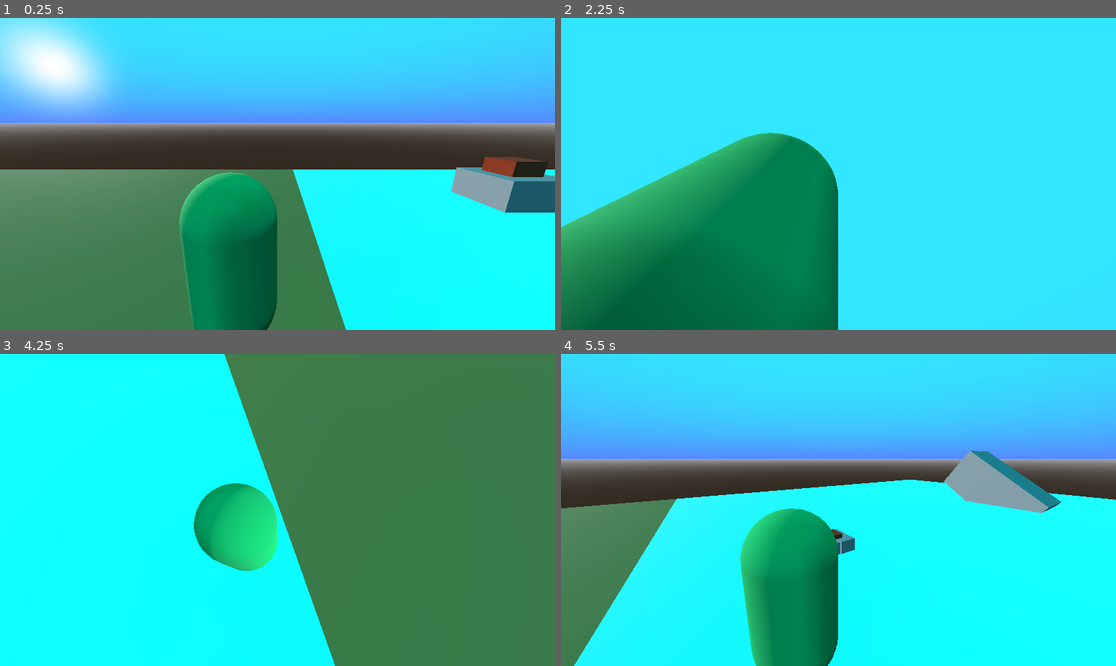
Above: before the commit, frames 1-4 (two rows, left to right).
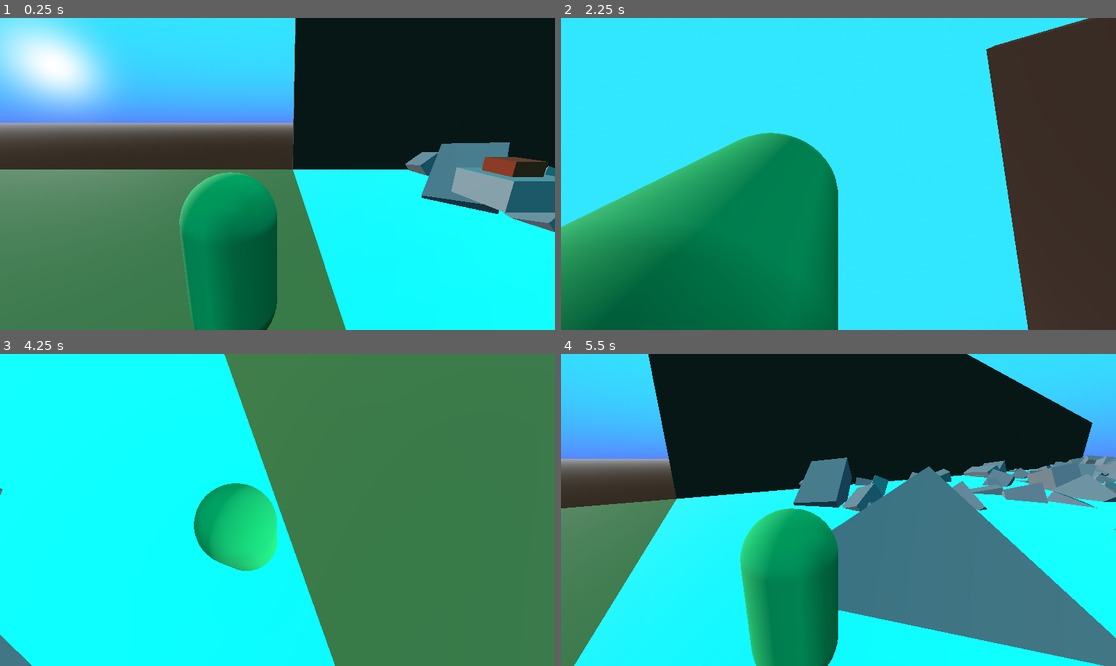
Above: after the commit, the same moments.

Repository: SpeedyJeevy/Build-a-Boat
Game: Godot game, scene res://Scenes/world_1.tscn
The game is run twice, just before and just after one commit, with the same random seed, the same clock (stepped at 60 frames per second) and the same inputs.
Inputs (mouse positions are in pixels of both pictures, inside the frame that each line leads up to):
- Up to frame 1 (0.25 s): no input
- Up to frame 2 (2.25 s): tap Enter (ui_accept) at 0.5, 0.77, 1.52 s; move the mouse to (960, 158) at 0.52 s; hold Right (ui_right) 0.53-1.28 s; right-click (960, 158) at 0.6 s; move the mouse to (727, 189) at 1.27 s; hold Down (ui_down) 1.28-2.03 s; tap Ctrl (sprint) at 1.35 s; move the mouse to (894, 105) at 2.02 s; hold Right (ui_right) from 2.03 s (still down); right-click (894, 105) at 2.1 s
- Up to frame 3 (4.25 s): move the mouse to (249, 572) at 2.77 s; release Right (ui_right) at 2.78 s; hold Up (ui_up) 2.78-3.53 s; tap Ctrl (sprint) at 2.85 s; tap Enter (ui_accept) at 3.02, 3.77 s; move the mouse to (444, 556) at 3.52 s; hold Left (ui_left) from 3.53 s (still down); right-click (444, 556) at 3.6 s
- Up to frame 4 (5.5 s): move the mouse to (672, 463) at 4.27 s; tap Ctrl (sprint) at 4.35 s; tap Enter (ui_accept) at 4.52 s; move the mouse to (866, 510) at 5.02 s; release Left (ui_left) at 5.03 s; hold Down (ui_down) from 5.03 s (still down); right-click (866, 510) at 5.1 s

The runs differ from the first frame. In frame 1, 24% of the frame differs, in the area x 52-100%, y 0-69%; in frame 2, 19%; in frame 3, 0.3%; in frame 4, 51%, in the area x 15-100%, y 0-100%.

Commit message:
Rocks, walls, and random generation

Diff:
--- /dev/null
+++ b/Scenes/Water_Areas/area.gd
@@ -0,0 +1,41 @@
+extends Node3D
+
+# Types of rocks
+@onready var bigRock = preload("res://Scenes/Water_Areas/big_rock.tscn")
+@onready var lilRock = preload("res://Scenes/Water_Areas/lil_rock.tscn")
+
+@onready var numLilRocks = 10
+@onready var numBigRocks = 3
+
+# Called when the node enters the scene tree for the first time.
+func _ready() -> void:
+	for i in range(numLilRocks):
+		# Sets up newLilRock
+		var newLilRock = lilRock.instantiate()
+		# Sets up the position of the newLilRock
+		newLilRock.position = Vector3(randi_range(-24, 24) + 50, randf_range(-0.5,1.0), randi_range(-24, 24))
+		newLilRock.scale = Vector3(randf_range(1, 2), randf_range(1, 2), randf_range(1, 3))
+		newLilRock.rotation.x = randi_range(0, 359)
+		newLilRock.rotation.y = randi_range(0, 359)
+		newLilRock.rotation.z = randi_range(0, 359)
+
+		# Makes newLilRock a child of the scene
+		add_child(newLilRock)
+
+	for i in range(numBigRocks):
+		# Sets up newBigRock
+		var newBigRock = bigRock.instantiate()
+		# Sets up the position of the newBigRock
+		newBigRock.position = Vector3(randi_range(-20, 20) + 50, randi_range(-2,2), randi_range(-20, 20))
+		newBigRock.scale = Vector3(randf_range(0.5, 2), randf_range(0.5, 1), randf_range(0.5, 2))
+		newBigRock.rotation.x = randi_range(0, 359)
+		newBigRock.rotation.y = randi_range(0, 359)
+		newBigRock.rotation.z = randi_range(0, 359)
+
+		# Makes newBigRock a child of the scene
+		add_child(newBigRock)
+
+
+# Called every frame. 'delta' is the elapsed time since the previous frame.
+func _process(delta: float) -> void:
+	pass
--- /dev/null
+++ b/Scenes/Water_Areas/basic_area.tscn
@@ -0,0 +1,70 @@
+[gd_scene load_steps=10 format=3 uid="uid://584jurur1471"]
+
+[ext_resource type="Script" uid="uid://bluyjt2e8orxu" path="res://Scenes/Water_Areas/area.gd" id="1_esurj"]
+[ext_resource type="Script" uid="uid://bwpy4whef2q11" path="res://Scripts/water_area.gd" id="1_l7jxv"]
+
+[sub_resource type="BoxMesh" id="BoxMesh_esurj"]
+size = Vector3(50, 1, 50)
+
+[sub_resource type="StandardMaterial3D" id="StandardMaterial3D_2mnms"]
+albedo_color = Color(0, 1, 1, 1)
+
+[sub_resource type="BoxShape3D" id="BoxShape3D_751tr"]
+size = Vector3(50, 1, 50)
+
+[sub_resource type="BoxShape3D" id="BoxShape3D_348mh"]
+size = Vector3(50, 0.25, 50)
+
+[sub_resource type="StandardMaterial3D" id="StandardMaterial3D_esurj"]
+albedo_color = Color(0.22600415, 0.1068775, 0.031405326, 1)
+
+[sub_resource type="BoxMesh" id="BoxMesh_2mnms"]
+material = SubResource("StandardMaterial3D_esurj")
+size = Vector3(50, 35, 1)
+
+[sub_resource type="BoxShape3D" id="BoxShape3D_qww6o"]
+size = Vector3(50, 35, 1)
+
+[node name="BasicArea" type="Node3D"]
+script = ExtResource("1_esurj")
+
+[node name="Water" type="StaticBody3D" parent="."]
+transform = Transform3D(1, 0, 0, 0, 1, 0, 0, 0, 1, 25, 0, 0)
+
+[node name="MeshInstance3D" type="MeshInstance3D" parent="Water"]
+transform = Transform3D(1, 0, 0, 0, 1, 0, 0, 0, 1, 25, 0, 0)
+mesh = SubResource("BoxMesh_esurj")
+surface_material_override/0 = SubResource("StandardMaterial3D_2mnms")
+
+[node name="CollisionShape3D" type="CollisionShape3D" parent="Water"]
+transform = Transform3D(1, 0, 0, 0, 1, 0, 0, 0, 1, 25, 0, 0)
+shape = SubResource("BoxShape3D_751tr")
+
+[node name="WaterArea" type="Area3D" parent="Water" groups=["water"]]
+transform = Transform3D(1, 0, 0, 0, 1, 0, 0, 0, 1, 25, 0, 0)
+script = ExtResource("1_l7jxv")
+
+[node name="CollisionShape3D" type="CollisionShape3D" parent="Water/WaterArea" groups=["water"]]
+transform = Transform3D(1, 0, 0, 0, 1, 0, 0, 0, 1, 0, 1, 0)
+shape = SubResource("BoxShape3D_348mh")
+
+[node name="RightWall" type="StaticBody3D" parent="."]
+transform = Transform3D(1, 0, 0, 0, 1, 0, 0, 0, 1, 50, 17, 25.5)
+
+[node name="MeshInstance3D" type="MeshInstance3D" parent="RightWall"]
+mesh = SubResource("BoxMesh_2mnms")
+
+[node name="CollisionShape3D" type="CollisionShape3D" parent="RightWall"]
+shape = SubResource("BoxShape3D_qww6o")
+
+[node name="LeftWall" type="StaticBody3D" parent="."]
+transform = Transform3D(1, 0, 0, 0, 1, 0, 0, 0, 1, 50, 17, -25.5)
+
+[node name="MeshInstance3D" type="MeshInstance3D" parent="LeftWall"]
+mesh = SubResource("BoxMesh_2mnms")
+
+[node name="CollisionShape3D" type="CollisionShape3D" parent="LeftWall"]
+shape = SubResource("BoxShape3D_qww6o")
+
+[connection signal="body_entered" from="Water/WaterArea" to="Water/WaterArea" method="_on_body_entered"]
+[connection signal="body_exited" from="Water/WaterArea" to="Water/WaterArea" method="_on_body_exited"]
--- /dev/null
+++ b/Scenes/Water_Areas/big_rock.tscn
@@ -0,0 +1,20 @@
+[gd_scene load_steps=4 format=3 uid="uid://bkow8nvco7qlm"]
+
+[sub_resource type="BoxShape3D" id="BoxShape3D_d74md"]
+size = Vector3(5, 10, 5)
+
+[sub_resource type="StandardMaterial3D" id="StandardMaterial3D_grpf8"]
+albedo_color = Color(0.45950186, 0.46267223, 0.48062378, 1)
+
+[sub_resource type="BoxMesh" id="BoxMesh_onb0f"]
+material = SubResource("StandardMaterial3D_grpf8")
+size = Vector3(5, 10, 5)
+
+[node name="BigRock" type="StaticBody3D"]
+transform = Transform3D(1, 0, 0, 0, 0.5729186, 0.81961226, 0, -0.81961226, 0.5729186, 59.503254, 1.9612637, 0)
+
+[node name="CollisionShape3D" type="CollisionShape3D" parent="."]
+shape = SubResource("BoxShape3D_d74md")
+
+[node name="MeshInstance3D" type="MeshInstance3D" parent="."]
+mesh = SubResource("BoxMesh_onb0f")
--- /dev/null
+++ b/Scenes/Water_Areas/lil_rock.tscn
@@ -0,0 +1,20 @@
+[gd_scene load_steps=4 format=3 uid="uid://br2wo64typwbd"]
+
+[sub_resource type="BoxShape3D" id="BoxShape3D_grpf8"]
+size = Vector3(2, 2, 2)
+
+[sub_resource type="StandardMaterial3D" id="StandardMaterial3D_grpf8"]
+albedo_color = Color(0.45950186, 0.46267223, 0.48062378, 1)
+
+[sub_resource type="BoxMesh" id="BoxMesh_h8pv5"]
+material = SubResource("StandardMaterial3D_grpf8")
+size = Vector3(2, 2, 2)
+
+[node name="LilRock" type="StaticBody3D"]
+transform = Transform3D(1, 0, 0, 0, 0.5729186, 0.81961226, 0, -0.81961226, 0.5729186, 59.503254, 1.9612637, 0)
+
+[node name="CollisionShape3D" type="CollisionShape3D" parent="."]
+shape = SubResource("BoxShape3D_grpf8")
+
+[node name="MeshInstance3D" type="MeshInstance3D" parent="."]
+mesh = SubResource("BoxMesh_h8pv5")
--- /dev/null
+++ b/Scenes/world_1.gd
@@ -0,0 +1,29 @@
+extends Node3D
+
+# Water Areas
+var basicAreaScene = preload("res://Scenes/Water_Areas/basic_area.tscn")
+
+@onready var numAreas = 10 # Change to make more areas spawn
+@onready var areaList = []
+
+# Called when the node enters the scene tree for the first time.
+func _ready() -> void:
+	for i in range(numAreas):
+
+		# Sets up newArea
+		var newArea = basicAreaScene.instantiate()
+
+
+		# Adds newArea to the areaList
+		areaList.append(newArea)
+
+		# Sets up the position of the newArea
+		newArea.position = Vector3(25 * (1 * i), 0, 0)
+
+		# Makes newArea a child of the scene
+		add_child(newArea)
+
+
+# Called every frame. 'delta' is the elapsed time since the previous frame.
+func _process(delta: float) -> void:
+	pass
--- a/Scenes/world_1.tscn
+++ b/Scenes/world_1.tscn
@@ -1,6 +1,6 @@
-[gd_scene load_steps=26 format=3 uid="uid://b20hckk2j0msd"]
+[gd_scene load_steps=21 format=3 uid="uid://b20hckk2j0msd"]
 
-[ext_resource type="Script" uid="uid://bwpy4whef2q11" path="res://Scripts/water_area.gd" id="1_brd3p"]
+[ext_resource type="Script" uid="uid://p8acpf3twv13" path="res://Scenes/world_1.gd" id="1_d4kua"]
 [ext_resource type="Script" uid="uid://bg2lnhwfrjje8" path="res://Scripts/player.gd" id="1_nsk3r"]
 [ext_resource type="Script" uid="uid://bev1xwe6wx8vg" path="res://Scripts/test_block.gd" id="3_ax6sa"]
 [ext_resource type="Script" uid="uid://co5cvyhpyw23c" path="res://Scripts/test_chair.gd" id="4_d4kua"]
@@ -25,15 +25,6 @@
 
 [sub_resource type="BoxShape3D" id="BoxShape3D_e5alk"]
 size = Vector3(50, 1, 50)
-
-[sub_resource type="BoxMesh" id="BoxMesh_nsk3r"]
-size = Vector3(50, 1, 50)
-
-[sub_resource type="StandardMaterial3D" id="StandardMaterial3D_brd3p"]
-albedo_color = Color(0, 1, 1, 1)
-
-[sub_resource type="BoxShape3D" id="BoxShape3D_nsk3r"]
-size = Vector3(50, 0.25, 50)
 
 [sub_resource type="CapsuleMesh" id="CapsuleMesh_vigqh"]
 
@@ -73,13 +64,8 @@
 [sub_resource type="BoxShape3D" id="BoxShape3D_d4kua"]
 size = Vector3(5, 5, 5)
 
-[sub_resource type="BoxShape3D" id="BoxShape3D_12jk7"]
-size = Vector3(5, 10, 5)
-
-[sub_resource type="BoxMesh" id="BoxMesh_wyo6c"]
-size = Vector3(5, 10, 5)
-
 [node name="World 1" type="Node3D"]
+script = ExtResource("1_d4kua")
 
 [node name="WorldEnvironment" type="WorldEnvironment" parent="."]
 environment = SubResource("Environment_ax6sa")
@@ -93,25 +79,8 @@
 [node name="CollisionShape3D" type="CollisionShape3D" parent="Ground"]
 shape = SubResource("BoxShape3D_e5alk")
 
-[node name="Water" type="StaticBody3D" parent="."]
-transform = Transform3D(1, 0, 0, 0, 1, 0, 0, 0, 1, 25, 0, 0)
-
-[node name="MeshInstance3D" type="MeshInstance3D" parent="Water"]
-transform = Transform3D(1, 0, 0, 0, 1, 0, 0, 0, 1, 25, 0, 0)
-mesh = SubResource("BoxMesh_nsk3r")
-surface_material_override/0 = SubResource("StandardMaterial3D_brd3p")
-
-[node name="CollisionShape3D" type="CollisionShape3D" parent="Water"]
-transform = Transform3D(1, 0, 0, 0, 1, 0, 0, 0, 1, 25, 0, 0)
-shape = SubResource("BoxShape3D_e5alk")
-
-[node name="WaterArea" type="Area3D" parent="Water" groups=["water"]]
-transform = Transform3D(1, 0, 0, 0, 1, 0, 0, 0, 1, 25, 0, 0)
-script = ExtResource("1_brd3p")
-
-[node name="CollisionShape3D" type="CollisionShape3D" parent="Water/WaterArea" groups=["water"]]
-transform = Transform3D(1, 0, 0, 0, 1, 0, 0, 0, 1, 0, 1, 0)
-shape = SubResource("BoxShape3D_nsk3r")
+[node name="DirectionalLight3D" type="DirectionalLight3D" parent="."]
+transform = Transform3D(-0.7071068, 0.12278781, -0.6963643, 0, 0.9848078, 0.1736482, 0.7071068, 0.12278781, -0.6963643, -33.427906, 2.5461152, -38.620598)
 
 [node name="Player" type="CharacterBody3D" parent="." groups=["player"]]
 transform = Transform3D(1, 0, 0, 0, 1, 0, 0, 0, 1, 21.973772, 6.687216, 5.296829)
@@ -135,9 +104,6 @@
 
 [node name="Camera3D" type="Camera3D" parent="Player/Node3D/SpringArm3D"]
 transform = Transform3D(1, 0, 0, 0, 0.9699231, 0.24341181, 0, -0.24341181, 0.9699231, 0, 0, 0)
-
-[node name="DirectionalLight3D" type="DirectionalLight3D" parent="."]
-transform = Transform3D(-0.70710677, 0.1227878, -0.6963642, 0, 0.9848077, 0.17364818, 0.70710677, 0.1227878, -0.6963642, -33.427906, 2.5461152, -38.620598)
 
 [node name="TestBlock" type="RigidBody3D" parent="." groups=["Blocks"]]
 transform = Transform3D(1, 0, 0, 0, 1, 0, 0, 0, 1, 31, 6, 0)
@@ -195,17 +161,3 @@
 
 [node name="CollisionShape3D" type="CollisionShape3D" parent="TestChair/ChairArea"]
 shape = SubResource("BoxShape3D_d4kua")
-
-[node name="TestObstacle" type="StaticBody3D" parent="."]
-transform = Transform3D(1, 0, 0, 0, 0.5729186, 0.81961226, 0, -0.81961226, 0.5729186, 59.503254, 1.9612637, 0)
-
-[node name="CollisionShape3D" type="CollisionShape3D" parent="TestObstacle"]
-shape = SubResource("BoxShape3D_12jk7")
-
-[node name="MeshInstance3D" type="MeshInstance3D" parent="TestObstacle"]
-mesh = SubResource("BoxMesh_wyo6c")
-
-[connection signal="body_entered" from="Water/WaterArea" to="Water/WaterArea" method="_on_body_entered"]
-[connection signal="body_exited" from="Water/WaterArea" to="Water/WaterArea" method="_on_body_exited"]
-[connection signal="body_entered" from="TestChair/ChairArea" to="Water/WaterArea" method="_on_area_3d_body_entered"]
-[connection signal="body_entered" from="TestChair/ChairArea" to="Water/WaterArea" method="_on_chair_area_body_entered"]
--- a/Scripts/test_block.gd
+++ b/Scripts/test_block.gd
@@ -1,7 +1,14 @@
 extends RigidBody3D
 
+# Health - Hits the object can take
+# Endurance - Makes the block sturdier (in case I wanna have upgrades of sorts or health restore stuff)
+# Luck - Chance to not take damage (maybe create fun blocks with high luck but can only take 1 hit if unlucky)
+@onready var health = 5
+@onready var endurance = 1
+@onready var luck = 0
+
 @onready var inWater = false
-@onready var waterFlowVel = Vector3(1.0, 0.0, 0.0)
+@onready var waterFlowVel = Vector3(2.0, 0.0, 0.0)
 
 # Called when the node enters the scene tree for the first time.
 func _ready() -> void:
--- a/Scripts/test_chair.gd
+++ b/Scripts/test_chair.gd
@@ -3,12 +3,13 @@
 @onready var sitting = false
 @onready var player = null
 @onready var inWater = false
-@onready var waterFlowVel = Vector3(1.0, 0.0, 0.0)
+@onready var waterFlowVel = Vector3(2.0, 0.0, 0.0)
 
 # Called when the node enters the scene tree for the first time.
 func _ready() -> void:
 	$ChairArea.body_entered.connect(_on_body_entered)
 	$ChairArea.body_exited.connect(_on_body_exited)
+
 
 # Player near chair
 func _on_body_entered(body):
--- a/project.godot
+++ b/project.godot
@@ -64,3 +64,7 @@
 "events": [Object(InputEventMouseButton,"resource_local_to_scene":false,"resource_name":"","device":-1,"window_id":0,"a …(257 unchanged characters)…
 ]
 }
+
+[rendering]
+
+renderer/rendering_method="gl_compatibility"
Not shown, added: Scenes/Water_Areas/area.gd.uid
Not shown, added: Scenes/world_1.gd.uid
